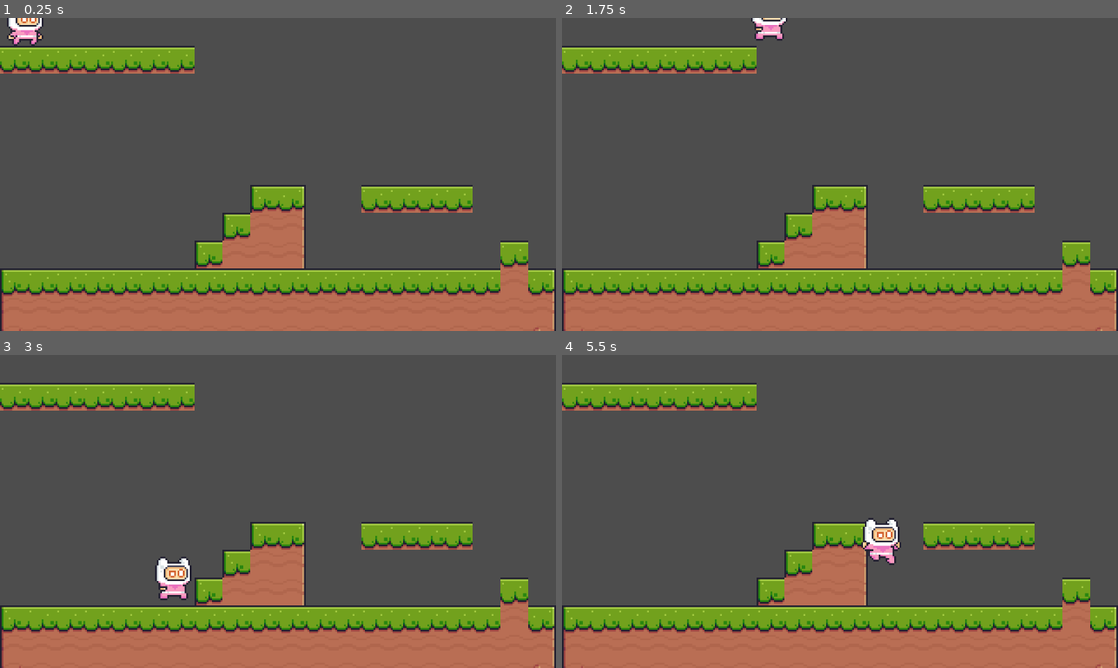
Above: before the commit, frames 1-4 (two rows, left to right).
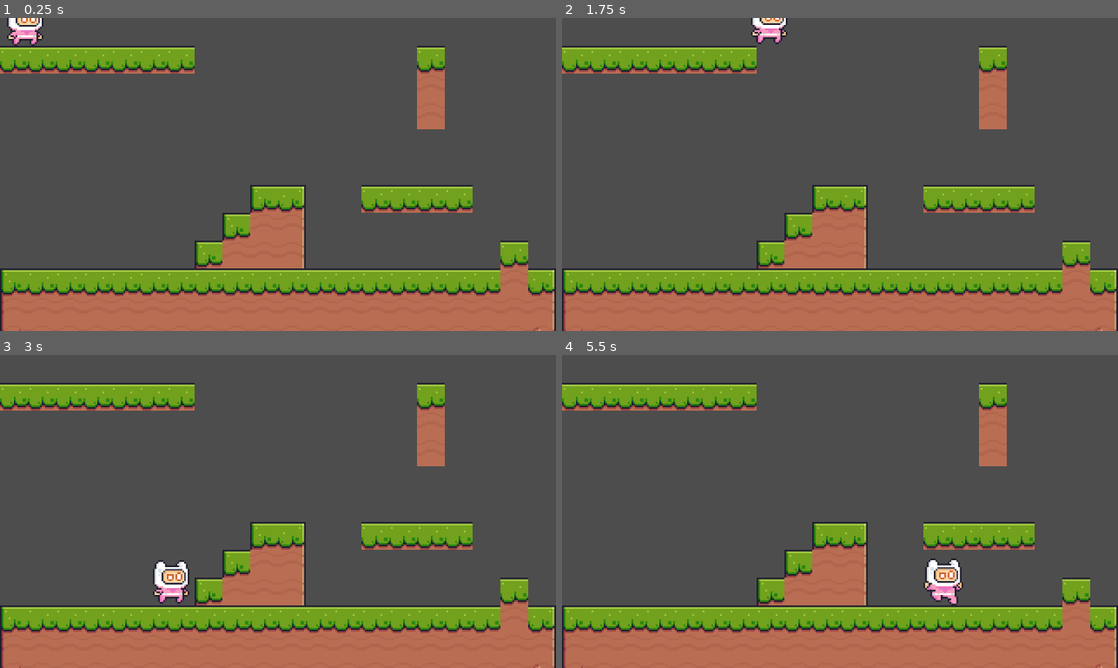
Above: after the commit, the same moments.

Repository: FANXING-0710/StarrySky
Game: Godot game, scene res://scenes/test_room.tscn
Two runs of this game, one before a commit and one after it. Both use one fixed random seed, a clock stepped at 60 frames per second and the inputs below. The project has no main scene, so this scene is started directly.
Inputs:
- Up to frame 1 (0.25 s): no input
- Up to frame 2 (1.75 s): hold Shift (grab) 0.53-1.28 s; hold D (right) from 0.53 s (still down); tap Space (jump) at 0.77, 0.8, 1.07, 1.35, 1.52 s; tap Shift (grab) at 1.55 s
- Up to frame 3 (3 s): tap Space (jump) at 1.82, 2.3 s; release D (right) at 2.03 s; hold A (left) 2.03-2.78 s; hold Shift (grab) 2.03-2.78 s; hold D (right) from 2.78 s (still down); tap Shift (grab) at 2.85 s
- Up to frame 4 (5.5 s): tap Space (jump) at 3.02, 3.32, 4.52, 4.82, 5.3 s; hold Space (jump) 3.53-4.28 s; release D (right) at 4.28 s; hold A (left) 4.28-5.03 s; tap Shift (grab) at 4.35 s; hold D (right) from 5.03 s (still down); hold Shift (grab) from 5.03 s (still down)

The runs differ from the first frame. In frame 1, 1.3% of the frame differs, in the area x 75-80%, y 8-36%; in frame 2, 1.7%; in frame 3, 2.0%; in frame 4, 2.8%, in the area x 53-80%, y 8-80%.

Commit message:
完成了攀爬

Diff:
--- a/scenes/player.tscn
+++ b/scenes/player.tscn
@@ -14,9 +14,7 @@
 [ext_resource type="Script" uid="uid://dlgtgflwmbqxl" path="res://scripts/commons/player/crouch.gd" id="10_y4r1p"]
 [ext_resource type="Script" uid="uid://eg0p3bjtr3to" path="res://scripts/commons/player/jump.gd" id="12_jej6c"]
 [ext_resource type="Script" uid="uid://d3je38xefw0lv" path="res://scripts/commons/player/wall.gd" id="13_oprun"]
-[ext_resource type="Script" uid="uid://cetdbkyjfyolq" path="res://scripts/commons/player/climb.gd" id="14_a8ls1"]
-[ext_resource type="Script" uid="uid://sch320rc35tu" path="res://scripts/commons/player/slip.gd" id="15_qfm1y"]
-[ext_resource type="Script" uid="uid://cw35o883jkglb" path="res://scripts/commons/player/wall_jump.gd" id="17_qfm1y"]
+[ext_resource type="Script" uid="uid://jl888rdt4v5t" path="res://scripts/commons/player/climb.gd" id="14_a8ls1"]
 
 [sub_resource type="AtlasTexture" id="AtlasTexture_ke2ow"]
 atlas = ExtResource("2_ur7pv")
@@ -306,9 +304,3 @@
 
 [node name="Climb" type="Node" parent="StateMachine"]
 script = ExtResource("14_a8ls1")
-
-[node name="Slip" type="Node" parent="StateMachine"]
-script = ExtResource("15_qfm1y")
-
-[node name="WallJump" type="Node" parent="StateMachine"]
-script = ExtResource("17_qfm1y")
--- a/scenes/test_room.tscn
+++ b/scenes/test_room.tscn
@@ -39,8 +39,9 @@
 [node name="TestRoom" type="Node2D"]
 
 [node name="TileMapLayer" type="TileMapLayer" parent="."]
-tile_map_data = PackedByteArray("AAABAAkAAAAHAAAAAAACAAkAAAA …(1232 unchanged characters)… HAAAAAAAFAAEAAAAHAAAAAAAGAAEAAAAHAAAAAAA=")
+tile_map_data = PackedByteArray("AAABAAkAAAAHAAAAAAACAAkAAAA …(1232 unchanged characters)… HAAAAAAAFAAEAAAAHAAAAAAAGAAEAAAAHAAAAAAAPAAEAAAAHAAAAAAAPAAIAAAAHAAEAAAAPAAMAAAAHAAEAAAA=")
 tile_set = SubResource("TileSet_h8avn")
 
 [node name="Player" parent="." instance=ExtResource("2_4adyp")]
 position = Vector2(14, -5)
+safe_margin = 1.0
--- a/scripts/commons/player/climb.gd
+++ b/scripts/commons/player/climb.gd
@@ -1,20 +1,25 @@
 extends State
 
 func Begin() -> void:
-    _owner.can_apply_gravity = false
-    print("进入 Climb 状态")
-    # _owner.stop()   # 调用 Player.gd 的函数
+	_owner.can_apply_gravity = false
+	print("进入 Climb 状态")
 
 func Update(delta: float) -> void:
-    # _owner.animation.play("climb")
-    _owner.animation.play("wall")
+	# _owner.animation.play("climb")
+	_owner.animation.play("wall")
 
-    if Input.is_action_pressed("up") and _owner.on_ground:
-        # 逐渐逼近向上速度（-45），模拟加速感
-        _owner.velocity.y = move_toward(_owner.velocity.y, -_owner.CLIMB_UP_SPEED,_owner. CLIMB_ACCEL * delta)
-        _owner.stamina -= 30 * delta   # 上爬快速消耗体力
-    elif Input.is_action_just_released("up"):
-        change_state("Wall")
+	_owner.stamina -= 30 * delta
+
+	_owner.velocity.y = move_toward(_owner.velocity.y, -_owner.CLIMB_UP_SPEED, _owner.CLIMB_ACCEL * delta)
+
+	# 进入 wall
+	if _owner.can_wall == true and Input.is_action_just_released("up"):
+		change_state("Wall")
+
+	# 进入 fall
+	if _owner.can_wall == false:
+		change_state("Fall")
 
 func End() -> void:
-    print("退出 Climb")
+	_owner.can_apply_gravity = true
+	print("退出 Climb")
--- a/scripts/commons/player/fall.gd
+++ b/scripts/commons/player/fall.gd
@@ -3,15 +3,16 @@
 func Begin() -> void:
 	_owner.can_jump = false
 	print("进入 Fall 状态")
-	# _owner.stop()   # 调用 Player.gd 的函数
 
 func Update(delta: float) -> void:
 	_owner.animation.play("fall")
+
+	# 进入 idle
 	if _owner.on_ground:
 		change_state("Idle")
 
 	# 进入 wall
-	if _owner.on_wall and Input.is_action_pressed("grab"):
+	if _owner.can_wall == true:
 		change_state("Wall")
 
 func End() -> void:
--- a/scripts/commons/player/idle.gd
+++ b/scripts/commons/player/idle.gd
@@ -3,10 +3,10 @@
 func Begin() -> void:
     _owner.stamina = _owner.CLIMB_MAX_STAMINA
     print("进入 Idle 状态")
-    # _owner.stop()   # 调用 Player.gd 的函数
 
 func Update(delta: float) -> void:
     _owner.animation.play("idle")
+
     # 进入 fall
     if _owner.velocity.y != 0 and not _owner.is_jumping:
         change_state("Fall")
@@ -24,7 +24,7 @@
         change_state("Jump")
 
     # 进入 wall
-    if _owner.on_wall and Input.is_action_pressed("grab"):
+    if _owner.can_wall == true:
         change_state("Wall")
 
 func End() -> void:
--- a/scripts/commons/player/jump.gd
+++ b/scripts/commons/player/jump.gd
@@ -8,11 +8,12 @@
     _owner.handle_jump_input(delta) # 跳跃
     _owner.animation.play("jump")
 
+    # 进入 fall
     if _owner.velocity.y != 0 and not _owner.on_ground:
         change_state("Fall")
 
     # 进入 wall
-    if _owner.on_wall and Input.is_action_pressed("grab"):
+    if _owner.can_wall == true:
         change_state("Wall")
 
 func End() -> void:
--- a/scripts/commons/player/player.gd
+++ b/scripts/commons/player/player.gd
@@ -16,7 +16,7 @@
 # 跳跃相关
 const JUMP_SPEED := 105.0 * 2.5 # 跳跃初速度
 const VAR_JUMP_TIME := 0.20 # 可变跳窗口
-const JUMP_GRACE_TIME := 0.10 # 落地后宽容时间
+const JUMP_COYOTE_TIME := 0.10 # 落地后宽容时间
 const JUMP_BUFFER_TIME := 0.10 # 提前按键缓冲
 # 攀爬相关
 const CLIMB_MAX_STAMINA: float = 110.0 # 最大体力值
@@ -37,122 +37,129 @@
 var can_jump := true
 var is_jumping := false # 是否正在跳跃
 var var_jump_timer := 0.0 # 可变跳定时器
-var grace_timer := 0.0 # Coyote Time
+var coyote_timer := 0.0 # Coyote Time
 var buffer_timer := 0.0 # 提前按跳缓冲
 # 攀爬相关
 var stamina := CLIMB_MAX_STAMINA # 当前体力
 var on_wall := false # 是否在贴墙
 var wall_dir := 0 # 贴哪一边的墙：-1：左墙，1：右墙
+var can_wall := false # 是否可以攀爬
 
 func _physics_process(delta: float) -> void:
-    # 更新变量
-    move_input = Input.get_action_strength("right") - Input.get_action_strength("left")
-    on_ground = is_on_floor()
+	# 更新变量
+	move_input = Input.get_action_strength("right") - Input.get_action_strength("left")
+	on_ground = is_on_floor()
 
-    # 更新 Coyote Time
-    if on_ground:
-        grace_timer = JUMP_GRACE_TIME
-    else:
-        grace_timer = max(grace_timer - delta, 0.0)
+	# 更新是否攀爬
+	if on_wall and stamina > 0 and Input.is_action_pressed("grab"):
+		can_wall = true
+	elif not stamina > 0 or on_wall == false or Input.is_action_just_released("grab"):
+		can_wall = false
 
-    if can_move == true:
-        apply_horizontal_move(delta) # 水平移动
+	# 更新 Coyote Time
+	if on_ground:
+		coyote_timer = JUMP_COYOTE_TIME
+	else:
+		coyote_timer = max(coyote_timer - delta, 0.0)
 
-    if can_apply_gravity == true:
-        apply_gravity(delta) # 重力
+	# 是否可以移动
+	if can_move == true:
+		apply_horizontal_move(delta) # 水平移动
 
-    direction_reversal() # 方向反转
-    handle_jump_input(delta) # 跳跃
+	# 是否应用重力
+	if can_apply_gravity == true:
+		apply_gravity(delta) # 重力
 
-    # 攀爬
-    check_wall_contact() # 检查是否贴着墙，并更新方向
+	direction_reversal() # 方向反转
+	handle_jump_input(delta) # 跳跃
 
-    #TODO：蹲下不能动
+	# 攀爬
+	check_wall_contact() # 检查是否贴着墙，并更新方向
 
-    move_and_slide() # 移动角色
+	move_and_slide() # 移动角色
 
 
 # 方向反转
 func direction_reversal() -> void:
-    if move_input == 1.0:
-        animation.flip_h = false
-    elif move_input == -1.0:
-        animation.flip_h = true
+	if move_input == 1.0:
+		animation.flip_h = false
+	elif move_input == -1.0:
+		animation.flip_h = true
 
 # 重力
 func apply_gravity(delta: float) -> void:
-    # 是否按下“向下键” → 快速下落
-    var fast_fall := Input.is_action_pressed("down")
+	# 是否按下“向下键” → 快速下落
+	var fast_fall := Input.is_action_pressed("down")
 
-    if fast_fall == true:
-        # 快速下落：使用更强的重力
-        velocity.y += FAST_FALL_GRAVITY * delta
-        # 限制最大下落速度
-        if velocity.y > FAST_MAX_FALL:
-            velocity.y = FAST_MAX_FALL
-    else:
-        # 普通重力
-        velocity.y += GRAVITY * delta
-        if velocity.y > MAX_FALL:
-            velocity.y = MAX_FALL
+	if fast_fall == true:
+		# 快速下落：使用更强的重力
+		velocity.y += FAST_FALL_GRAVITY * delta
+		# 限制最大下落速度
+		if velocity.y > FAST_MAX_FALL:
+			velocity.y = FAST_MAX_FALL
+	else:
+		# 普通重力
+		velocity.y += GRAVITY * delta
+		if velocity.y > MAX_FALL:
+			velocity.y = MAX_FALL
 
 # 移动
 func apply_horizontal_move(delta: float) -> void:
-    # # 读取左右输入
-    # var move_input: float = Input.get_action_strength("right") - Input.get_action_strength("left")
-    # 目标最大速度：是否抱物？
-    var max_speed: float = HOLDING_MAX_RUN if holding else MAX_RUN
+	# # 读取左右输入
+	# var move_input: float = Input.get_action_strength("right") - Input.get_action_strength("left")
+	# 目标最大速度：是否抱物？
+	var max_speed: float = HOLDING_MAX_RUN if holding else MAX_RUN
 
-    # # 当前是否在地面
-    # var on_ground: bool = is_on_floor()
+	# # 当前是否在地面
+	# var on_ground: bool = is_on_floor()
 
-    # 加速倍率：地面 = 1，空中 = AIR_MULT
-    var accel_mult: float = 1.0 if on_ground else AIR_MULT
+	# 加速倍率：地面 = 1，空中 = AIR_MULT
+	var accel_mult: float = 1.0 if on_ground else AIR_MULT
 
-    if move_input != 0.0:
-        # 有输入 → 向目标速度逼近
-        velocity.x = move_toward(velocity.x, move_input * max_speed, RUN_ACCEL * accel_mult * delta)
-    else:
-        # 无输入 → 速度衰减
-        velocity.x = move_toward(velocity.x, 0, RUN_REDUCE * delta)
+	if move_input != 0.0:
+		# 有输入 → 向目标速度逼近
+		velocity.x = move_toward(velocity.x, move_input * max_speed, RUN_ACCEL * accel_mult * delta)
+	else:
+		# 无输入 → 速度衰减
+		velocity.x = move_toward(velocity.x, 0, RUN_REDUCE * delta)
 
 # 跳跃
 func handle_jump_input(delta: float) -> void:
-    # 检测按下跳跃键 → 启动缓冲
-    if Input.is_action_just_pressed("jump"):
-        buffer_timer = JUMP_BUFFER_TIME
+	# 检测按下跳跃键 → 启动缓冲
+	if Input.is_action_just_pressed("jump"):
+		buffer_timer = JUMP_BUFFER_TIME
 
-    # 缓冲计时递减
-    buffer_timer = max(buffer_timer - delta, 0.0)
+	# 缓冲计时递减
+	buffer_timer = max(buffer_timer - delta, 0.0)
 
-    # 起跳条件：有缓冲 + 有宽容时间
-    if buffer_timer > 0.0 and grace_timer > 0.0 and can_jump:
-        is_jumping = true
-        velocity.y = - JUMP_SPEED
-        var_jump_timer = VAR_JUMP_TIME
-        buffer_timer = 0.0 # 消耗掉缓冲
-        grace_timer = 0.0 # 消耗掉宽容时间
+	# 起跳条件：有缓冲 + 有宽容时间
+	if buffer_timer > 0.0 and coyote_timer > 0.0 and can_jump:
+		is_jumping = true
+		velocity.y = - JUMP_SPEED
+		var_jump_timer = VAR_JUMP_TIME
+		buffer_timer = 0.0 # 消耗掉缓冲
+		coyote_timer = 0.0 # 消耗掉宽容时间
 
-    # 可变跳：松开跳跃键 → 立即结束可变时间
-    if Input.is_action_just_released("jump"):
-        var_jump_timer = 0.0
+	# 可变跳：松开跳跃键 → 立即结束可变时间
+	if Input.is_action_just_released("jump"):
+		var_jump_timer = 0.0
 
-    # 如果在可变跳时间内并且仍在上升
-    if var_jump_timer > 0.0 and velocity.y < 0:
-        var_jump_timer -= delta
-    elif velocity.y < 0 and not Input.is_action_pressed("jump"):
-        # 提前松开 → 强制加快下落
-        velocity.y *= 0.5
-        var_jump_timer = 0.0
+	# 如果在可变跳时间内并且仍在上升
+	if var_jump_timer > 0.0 and velocity.y < 0:
+		var_jump_timer -= delta
+	elif velocity.y < 0 and not Input.is_action_pressed("jump"):
+		# 提前松开 → 强制加快下落
+		velocity.y *= 0.5
+		var_jump_timer = 0.0
 
 # 检测墙体连接
 func check_wall_contact() -> void:
-    # Godot 自带检测：是否仅碰到墙壁
-    if is_on_wall_only():
-        # 获取最后一次碰撞的法线，x > 0 表示左墙，x < 0 表示右墙
-        wall_dir = sign(get_last_slide_collision().get_normal().x)
-        on_wall = true
-    else:
-        # 没有碰到墙
-        on_wall = false
-        wall_dir = 0
+	# Godot 自带检测：是否仅碰到墙壁
+	if is_on_wall():
+		# 获取最后一次碰撞的法线，x > 0 表示左墙，x < 0 表示右墙
+		wall_dir = sign(get_last_slide_collision().get_normal().x)
+		on_wall = true
+	else:
+		# 没有碰到墙
+		on_wall = false
+		wall_dir = 0
--- a/scripts/commons/player/run.gd
+++ b/scripts/commons/player/run.gd
@@ -7,11 +7,17 @@
 func Update(delta: float) -> void:
     _owner.animation.play("run")
 
+    # 进入 idle
     if _owner.velocity.x == 0 and _owner.move_input == 0:
         change_state("Idle")
 
-    if _owner.velocity.y != 0 and not _owner.is_jumping:
+    # 进入 fall
+    if _owner.velocity.y > 0:
         change_state("Fall")
+
+    # 进入 wall
+    if _owner.can_wall == true:
+        change_state("Wall")
 
     if _owner.is_jumping:
         change_state("Jump")
--- a/scripts/commons/player/slip.gd
+++ /dev/null
@@ -1,25 +0,0 @@
-extends State
-
-func Begin() -> void:
-    _owner.can_apply_gravity = false
-    print("进入 Slip 状态")
-    # _owner.stop()   # 调用 Player.gd 的函数
-
-func Update(delta: float) -> void:
-    # _owner.animation.play("slip")
-    _owner.animation.play("wall")
-
-    if _owner.stamina <= 0:
-        _owner.velocity.y = _owner.CLIMB_SLIP_SPEED
-    elif Input.is_action_pressed("down") and _owner.stamina > 0:
-                # 逐渐逼近向下速度（+80）
-        _owner.velocity.y = move_toward(_owner.velocity.y, _owner.CLIMB_DOWN_SPEED, _owner.CLIMB_ACCEL * delta)
-        # 下爬不消耗体力
-    elif Input.is_action_just_released("down") and _owner.stamina > 0:
-        change_state("Wall")
-
-    if _owner.on_ground:
-        change_state("Idle")
-
-func End() -> void:
-    print("退出 Slip")
--- a/scripts/commons/player/wall.gd
+++ b/scripts/commons/player/wall.gd
@@ -2,30 +2,20 @@
 
 func Begin() -> void:
 	_owner.can_apply_gravity = false
-	_owner.velocity = Vector2(-_owner.wall_dir * _owner.WALL_JUMP_FORCE.x, -_owner.WALL_JUMP_FORCE.y)
 	print("进入 Wall 状态")
-	# _owner.stop()   # 调用 Player.gd 的函数
 
 func Update(delta: float) -> void:
 	_owner.velocity.y = 0
 	_owner.animation.play("wall")
 
-	_owner.stamina -= 10 * delta # 静止时也会慢慢耗体力
+	_owner.stamina -= 10 * delta
 
-	# 进入 slip
-	if _owner.stamina <= 0:
-		change_state("Slip")
-
-	# 进入 Climb 和 Slip 和 WallJump
+	# 进入 climb
 	if Input.is_action_pressed("up"):
 		change_state("Climb")
-	elif Input.is_action_pressed("down"):
-		change_state("Slip")
-	elif Input.is_action_just_pressed("jump"):
-		change_state("WallJump")
 
-	# 进入 Fall
-	if _owner.on_wall == false:
+	# 进入 fall
+	if _owner.can_wall == false:
 		change_state("Fall")
 
 func End() -> void:
--- a/scripts/commons/player/wall_jump.gd
+++ /dev/null
@@ -1,17 +0,0 @@
-extends State
-
-func Begin() -> void:
-    _owner.stamina -= 20
-    _owner.velocity = Vector2(-_owner.wall_dir * _owner.WALL_JUMP_FORCE.x, -_owner.WALL_JUMP_FORCE.y)
-    print("进入 WallJump 状态")
-    # _owner.stop()   # 调用 Player.gd 的函数
-
-func Update(delta: float) -> void:
-    _owner.animation.play("jump")
-
-    if _owner.velocity.y != 0 and not _owner.on_ground:
-        change_state("Fall")
-
-func End() -> void:
-    _owner.is_jumping = false
-    print("退出 WallJump")
Not shown: 1 places in scenes/player.tscn that only renumber resources
Not shown, changed: scripts/commons/player/climb.gd.uid
Not shown, removed: scripts/commons/player/slip.gd.uid
Not shown, removed: scripts/commons/player/wall_jump.gd.uid
